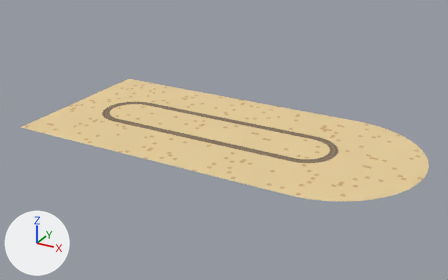
Renders of the FBX model Assets/Art/Models/Environment/SM_ImpFloor.fbx from each side of a commit.
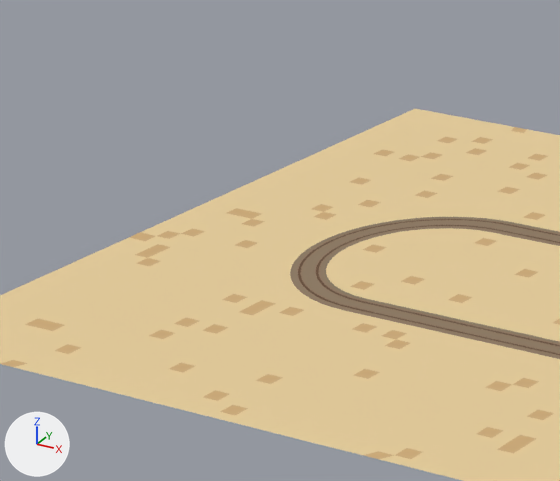
Old and new are each drawn whole from a 50 mm lens placed at (135.6, -252.2, 121.4), pointed at (-1.7, -2.6, -3.4) and again close up on the part from 9% to 35% of the width and 20% to 56% of the height. Lighting does not change. The marker at lower left points along +X, +Y and +Z. The first two pictures are the older version. Where no turn or scale is listed for an object, it has been applied to the vertices.

Objects in the first close-up: 'SM_ImpFloor'.
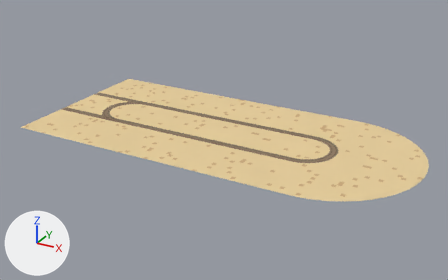
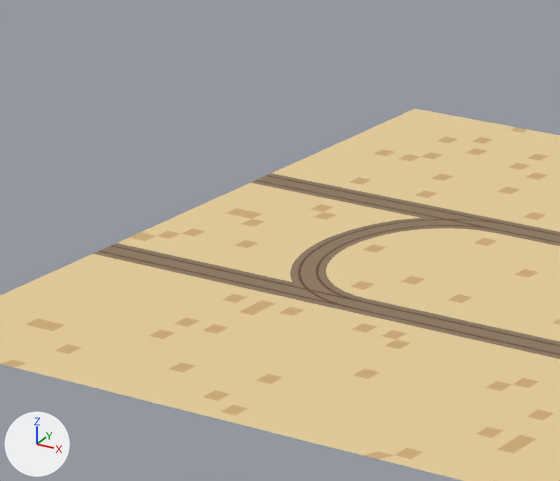
What differs and where, as boxes [x1, y1, x2, y2] in the close-ups (560 x 481 px):
part 1 of me_sm_impfloor, added
    after: [82, 169, 522, 313]
part 2 of me_sm_impfloor, surface changed
    both: [146, 244, 170, 252]

Diff of the bpy script that builds the scene:
```diff
--- a/Assets/Art/Models/Environment/SM_ImpFloor.fbx.py
+++ b/Assets/Art/Models/Environment/SM_ImpFloor.fbx.py
@@ me_sm_impfloor @@
 # used by ob_sm_impfloor; location = (0.0, 0.0, 0.0)
-me_sm_impfloor.from_pydata(...)  # 4909 vertices, 9550 faces; spans x -97.0..96.0, y -46.0..46.0, z 0.0
+me_sm_impfloor.from_pydata(...)  # 5109 vertices, 9942 faces; spans x -97.0..96.0, y -46.0..46.0, z 0.0
+# me_sm_impfloor part 1: 200 vertices added at x -96.0..-62.0, y -16.0..16.0, z 0.0
+# me_sm_impfloor part 2: 2 kept faces spanning x -92.0..-90.0, y -12.0..-10.0, z 0.0 get new texture (UV) coordinates
 me_sm_impfloor.materials.append(mat_m_palette)
```
